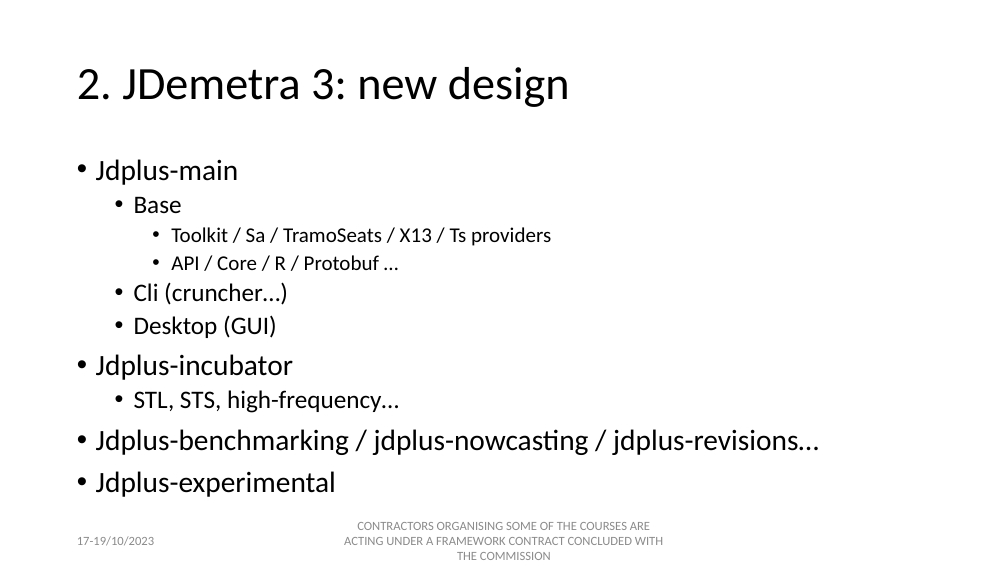
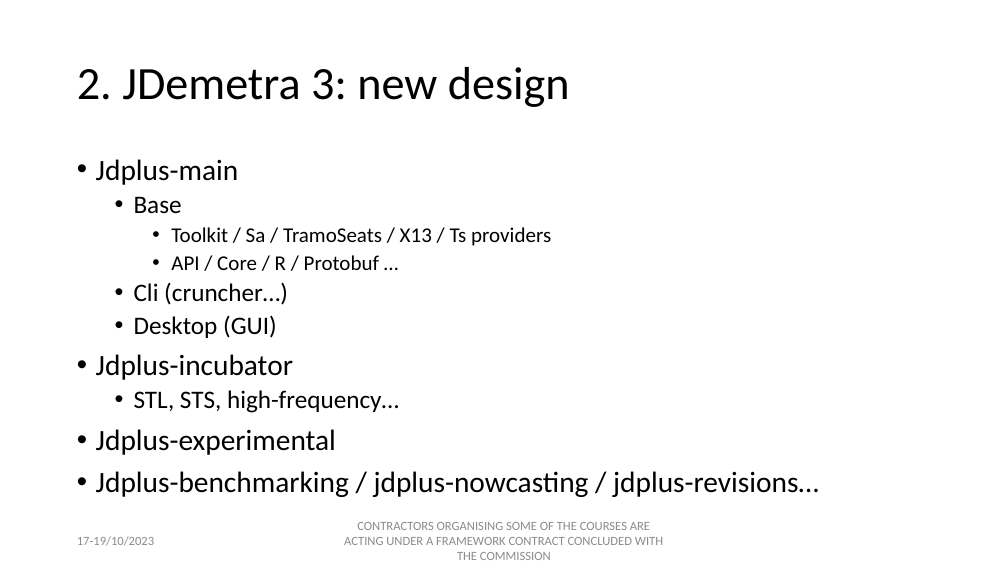
Before and after one commit to palatej/estp2023, a slide deck: slide 4 of Presentations/1.2 JD+ 3.0 Overview.pptx. Drawn at 1008x567 pixels with LibreOffice and Linux fonts; fonts in the diff are those of the drawing. Boxes give left, top, right and bottom in pixels: in the first picture for what was removed or moved away, otherwise in the second. Text is boxed around its words. In the diff, an @@ line names an element or a change of style, - is before the commit and + after.

```diff
--- a/Presentations/1.2 JD+ 3.0 Overview.pptx
+++ b/Presentations/1.2 JD+ 3.0 Overview.pptx
@@ text at box(96, 429, 336, 455): paragraph added @@
+• Jdplus-experimental
@@ text at box(96, 471, 336, 497): paragraph removed @@
-• Jdplus-experimental
```
Also in this commit, not shown: 14 other files.
